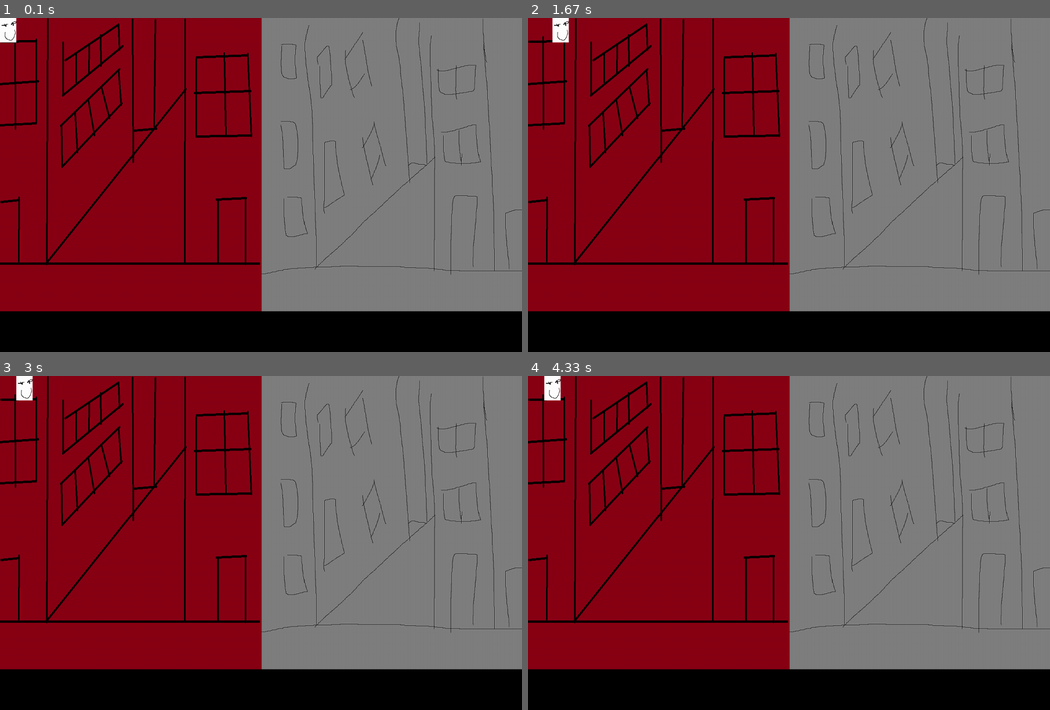
Above: before the commit, frames 1-4 (two rows, left to right).
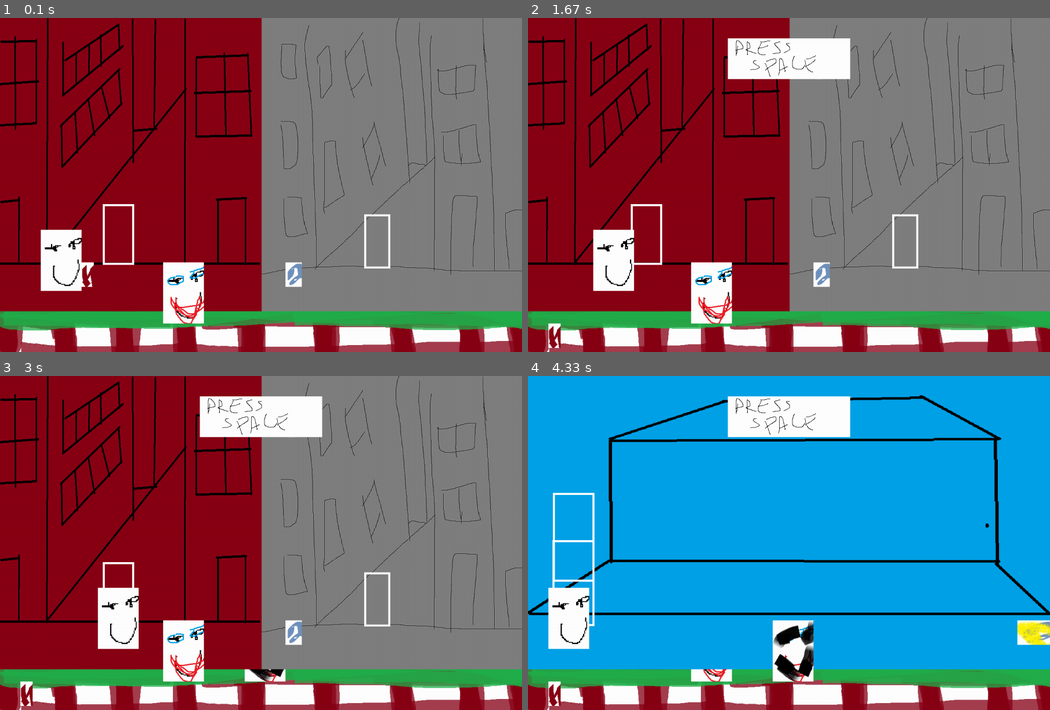
Above: after the commit, the same moments.

Repository: kbrakke/Rachels_Game
Game: pygame game, started from Game.py
Two runs of this game, one before a commit and one after it. Both use one fixed random seed, a clock stepped at 60 frames per second and the inputs below.
Inputs:
- Up to frame 1 (0.1 s): no input
- Up to frame 2 (1.67 s): hold Space 0.33-0.8 s; hold Right 0.33-0.8 s; tap Space at 0.83, 1.3 s; hold Right from 1.23 s (still down)
- Up to frame 3 (3 s): release Right at 1.7 s; hold Right 1.73-2.2 s; tap Space at 1.8, 2.3, 2.6, 2.87 s; hold Left 2.23-2.77 s; hold Left from 2.8 s (still down)
- Up to frame 4 (4.33 s): release Left at 3.2 s; hold Right 3.23-3.87 s; tap Space at 3.3, 3.6, 3.97 s; hold Left from 3.9 s (still down)

The runs differ from the first frame. In frame 1, 16% of the frame differs, in the area x 0-100%, y 0-100%; in frame 2, 19%; in frame 3, 19%; in frame 4, 100%.

Commit message:
Added ncps and screen changing

Diff:
--- a/Game.py
+++ b/Game.py
@@ -5,16 +5,51 @@
 HALF_WIDTH = int(WIN_WIDTH / 2)
 HALF_HEIGHT = int(WIN_HEIGHT / 2)
 
+def load_image(image_name):
+    return pygame.image.load(image_name).convert()
+
 class PythonGame:
     def __init__(self):
         #Dictionary of potential background images
+        self.scenes = {}
         self.screen = pygame.display.set_mode((WIN_WIDTH, WIN_HEIGHT+100))
-        self.player = Player(pygame.image.load('persontest.png').convert())
-        self.scene = Scene(pygame.image.load('testbglong1.png'), None, None)
+        self.player = Player(load_image('persontest.png'))
+        item1pic = load_image('testitem1.png')
+        item2pic = load_image('testitem2.png')
+        item3pic = load_image('testitem3.png')
+        npc1pic = load_image('npctest1.png')
+        npc1final1 = load_image('npc1final1.png')
+        npc1generic1 = load_image('npc1generic1.png')
+        npc1partial1 = load_image('npc1partial1.png')
+        npc1found1 = load_image('npc1found1.png')
+        npc2pic = load_image('npctest2.png')
+        npc1 = Npc(npc1pic, 400, 600, "npc1",npc1generic1, npc1partial1, npc1found1, npc1final1, ["item1",],self.screen)
+        npc2 = Npc(npc2pic, 600, 600, "npc2",npc1generic1, npc1partial1, npc1found1, npc1final1, ["item2",],self.screen)
+        item1 = Item(item1pic, 200, 600, "item1")
+        item2 = Item(item2pic, 700, 600, "item2")
+        item3 = Item(item3pic, 1200, 600, "item3")
+        scene1 = Scene(load_image('testbglong1.png'),
+                       {"item1" : item1, "item2" : item2},
+                       [npc1,],
+                       self.screen,
+                       [Doorway(pygame.Rect(250, 455, 80, 150), "scene2"),
+                        Doorway(pygame.Rect(890, 480, 65, 120), "scene3")])
+        scene2 = Scene(load_image('teststreet3.png'),
+                       {"item3" : item3},
+                       [npc2,],
+                       self.screen,
+                       [Doorway(pygame.Rect(60, 285, 100, 340), "scene1")])
+
+        self.scenes["scene1"] = scene1
+        self.scenes["scene2"] = scene2
+        self.current_scene = "scene1"
+        self.hud = load_image('testhud1.png')
+        self.screen.blit(self.hud, pygame.Rect(0, 720, WIN_WIDTH, WIN_HEIGHT))
+        self.player.move(100, 520)
 
     def update(self, movement):
         self.player.move(movement, 0)
-        self.scene.draw(self.screen)
+        self.scenes[self.current_scene].draw(self.player)
         self.player.draw(self.screen)
         pygame.display.update()
         pygame.time.delay(100)
@@ -31,6 +66,11 @@
                         movement = -10
                     if event.key == pygame.K_RIGHT:
                         movement = 10
+                    if event.key == pygame.K_SPACE:
+                        ret = self.scenes[self.current_scene].interact(self.player)
+                        if ret != None:
+                           self.scenes[ret].enter(self.player, self.current_scene)
+                           self.current_scene =  ret
                 if event.type == pygame.KEYUP:
                     movement = 0
             self.update(movement)
@@ -38,37 +78,116 @@
 
 
 class Scene(object):
-    def __init__(self, background, items, npcs):
+    def __init__(self, background, items, npcs, screen, exits):
+        self.interact_img = pygame.image.load('can_interact.png').convert()
         self.background = background
         self.items = items
         self.npcs = npcs
+        self.exits = exits
         self.rect = (0,0, 1280, 720)
-    def draw(self, screen):
-        screen.blit(self.background, self.rect)
-##        for item in self.items:
-##            item.draw(screen)
-##        for npc in self.npcs:
-##            pass
+        self.screen = screen
+    def draw(self, player):
+        self.screen.blit(self.background, self.rect)
+        for itemName in self.items:
+            self.items[itemName].draw(self.screen)
+            if(player.rect.colliderect(self.items[itemName].rect)):
+                self.showInteraction()
+        for point in self.exits:
+            if(player.rect.colliderect(point.rect)):
+                self.showInteraction()
+        for npc in self.npcs:
+            npc.draw()
+            if(player.rect.colliderect(npc.rect)):
+                self.showInteraction()
+
+    def showInteraction(self):
+        r = self.interact_img.get_rect()
+        r.x = HALF_WIDTH - int(r.width/2)
+        r.y = 50
+        self.screen.blit(self.interact_img, r)
+    def hideInteraction(self):
+        r = self.interact_img.get_rect()
+        r.x = HALF_WIDTH - int(r.width/2)
+        r.y = 50
+        self.screen.blit(self.background, r, r)
+    def interact(self, player):
+        item_to_remove = None
+        for itemName in self.items:
+            if(player.rect.colliderect(self.items[itemName].rect)):
+                self.items[itemName].remove(self.screen, self.background)
+                player.pickupItem(self.items[itemName])
+                item_to_remove = itemName
+        if (item_to_remove != None):
+            del self.items[item_to_remove]
+        scene_to_go_to = None
+        for door in self.exits:
+            if(player.rect.colliderect(door.rect)):
+                scene_to_go_to = door.goto
+        if scene_to_go_to != None:
+            return scene_to_go_to
+        for npc in self.npcs:
+            if(player.rect.colliderect(npc.rect)):
+                self.hideInteraction()
+                npc.speak(player)
+        return None
+    def enter(self, player, last_scene):
+        for door in self.exits:
+            if door.goto == last_scene:
+                player.rect.x = door.rect.x
+
 
 class Item(pygame.sprite.Sprite):
-    def __init__(self, image, width, height, x, y, name):
+    def __init__(self, image, x, y, name):
         pygame.sprite.Sprite.__init__(self)
         self.image = image
-        self.width = width
-        self.height =  height
-        self.x = x
-        self.y = y
-        self.rect = pygame.Rect(self.x, self.y, self.width, self.height)
+        self.rect = self.image.get_rect()
+        self.rect.x = x
+        self.rect.y = y
         self.name = name
     def draw(self, screen):
         screen.blit(self.image, self.rect)
-    def move(self, x_adj, y_adj, screen, background):
-        screen.blit(background, self.rect, self.rect)
-        self.x = self.x + x_adj
-        self.y = self.y + y_adj
-        self.rect = pygame.Rect(self.x, self.y, self.width, self.height)
-        self.draw(screen)
-
+    def remove(self, screen, image):
+        screen.blit(image, self.rect, self.rect)
+
+class Npc(pygame.sprite.Sprite):
+    def __init__(self, image, x, y, name, generic_lines, partial_lines, found_line, final_lines, trigger_items, screen):
+        pygame.sprite.Sprite.__init__(self)
+        self.image = image
+        self.rect = self.image.get_rect()
+        self.rect.x = x
+        self.rect.y = y
+        self.name = name
+        self.generic_lines = generic_lines
+        self.partial_lines = partial_lines
+        self.found_line = found_line
+        self.final_lines = final_lines
+        self.trigger_items = trigger_items
+        self.quest_complete = False
+        self.screen = screen
+    def draw(self):
+        self.screen.blit(self.image, self.rect)
+    def speak_line(self, line):
+        r = line.get_rect()
+        r.x = HALF_WIDTH - int(r.width/2)
+        r.y = 50
+        self.screen.blit(line, r)
+        pygame.display.update()
+        pygame.time.delay(700)
+    def speak(self, player):
+        contains_count = 0
+        for item in self.trigger_items:
+            if(item in player.inventory.keys()):
+                contains_count = contains_count + 1
+        if contains_count == len(self.trigger_items):
+            if(self.quest_complete):
+                self.speak_line(self.final_lines)
+            else:
+                self.speak_line(self.found_line)
+                self.quest_complete = True
+        elif contains_count > 0:
+            self.speak_line(self.partial_lines)
+        else:
+            self.speak_line(self.generic_lines)
 class Player(pygame.sprite.Sprite):
     def __init__(self, image):
         pygame.sprite.Sprite.__init__(self)
@@ -77,13 +196,25 @@
         self.inventory = {}
     def draw(self, screen):
         screen.blit(self.image, self.rect)
+        ipos = 50
+        for itemName in self.inventory:
+            i = self.inventory[itemName]
+            rect = i.image.get_rect()
+            rect.x = ipos
+            rect.y = 750
+            screen.blit(i.image, rect)
+            ipos = ipos + 120
     def move(self, x_adj, y_adj):
         x = min(self.rect.x + x_adj, WIN_WIDTH - self.rect.width)
         x = max(0, x)
         self.rect.x = x
         self.rect.y = self.rect.y + y_adj
-    def pickupItem(item):
+    def pickupItem(self, item):
         self.inventory[item.name] = item
+class Doorway(object):
+    def __init__(self, rect, goto):
+        self.rect = rect
+        self.goto = goto
 
 
 game = PythonGame()
Binary file added: can_interact.png
Binary file added: npc1final1.png
Binary file added: npc1found1.png
Binary file added: npc1generic1.png
Binary file added: npc1partial1.png
Binary file added: npctest1.png
Binary file added: npctest2.png
Binary file changed: persontest.png
Binary file changed: testbglong1.png
Binary file added: testitem3.png
Binary file changed: teststreet3.png
